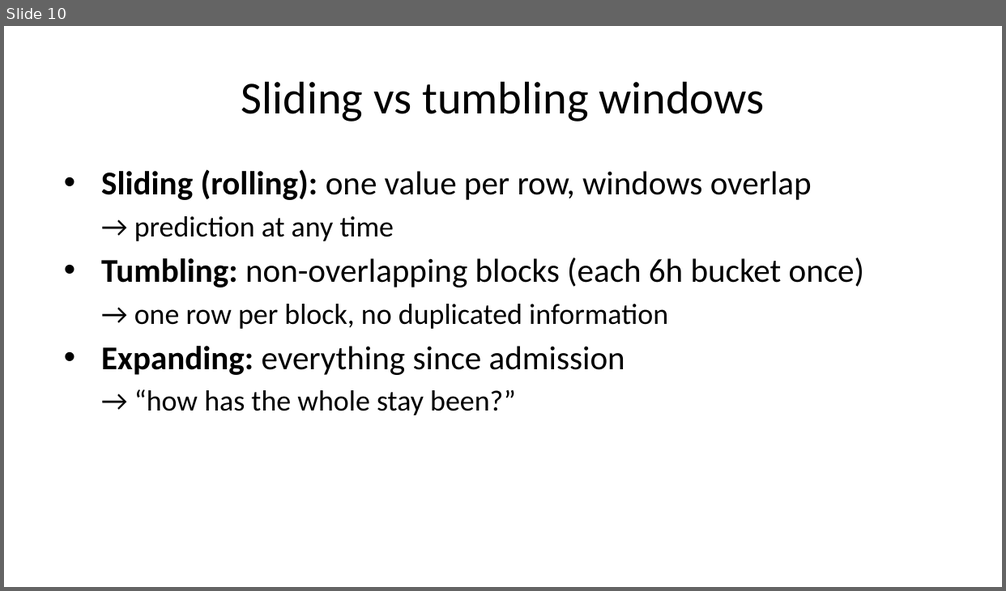
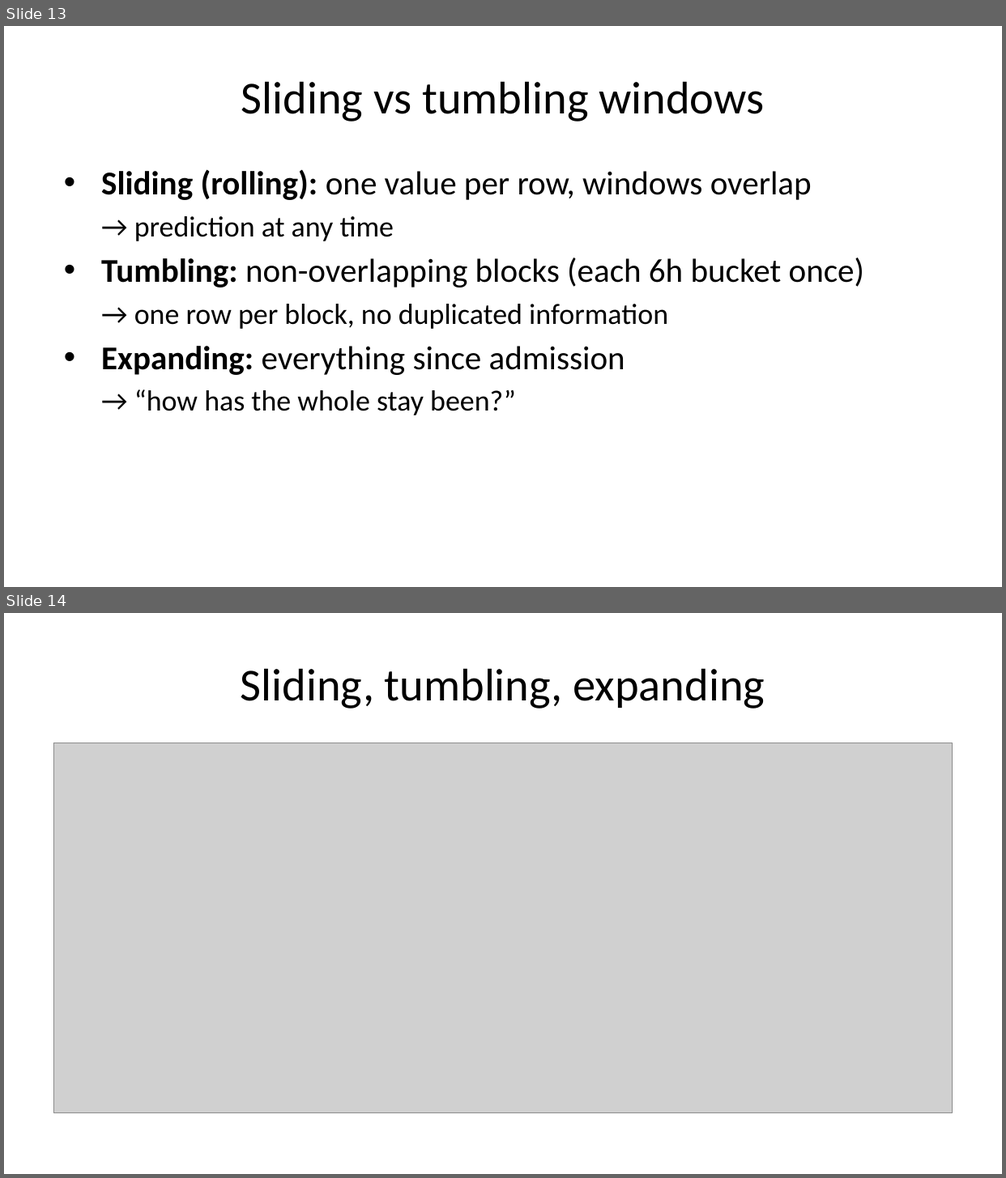
Before and after one commit to pauldubois98/AdcancedTopicsDataScience2026, a slide deck: Course02/slides.pptx. Shown one above the other, each under a label of ours: slide 10 before the commit, slides 13 and 14 after it. The pictures are 1006x591 and 1006x1178 pixels, drawn with LibreOffice and Linux fonts; fonts in the diff are those of the drawing; grey boxes stand for pictures. Boxes give left, top, right and bottom in pixels: in the first picture for what was removed or moved away, otherwise in the second. Text is boxed around its words. In the diff, an @@ line names an element or a change of style, - is before the commit and + after.

```diff
--- a/Course02/slides.pptx
+++ b/Course02/slides.pptx
@@ slide 14 added at bbox=[4, 613, 1002, 1174], background #FFFFFF @@
@@ title added at bbox=[241, 668, 765, 709], 33 pt, text #000000 @@
+Sliding, tumbling, expanding
@@ picture added at bbox=[54, 743, 952, 1114] @@
@@ what was slide 10 is now slide 13 @@
```
Also in this commit, not shown: 2 slides changed, 16 other slides added, 20 other files.
